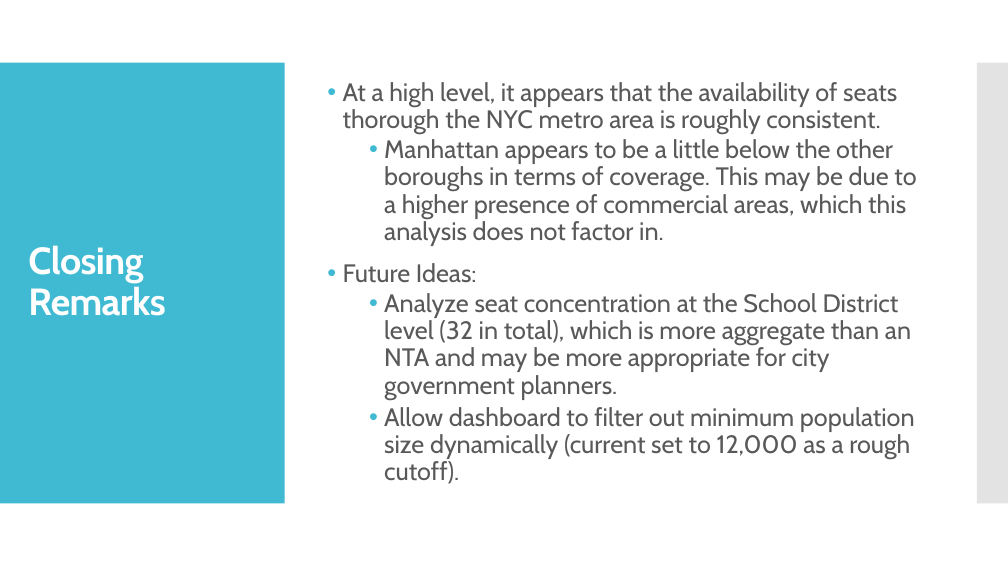
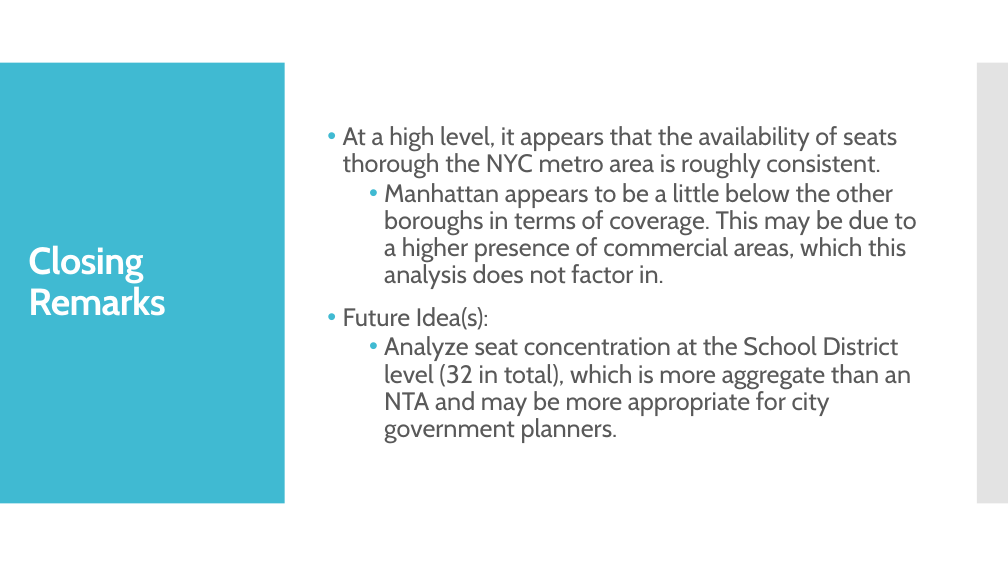
Before and after one commit to jwattier/nycdsa_shiny_proj, a slide deck: slide 14 of presentation/Little Rascals PK Schools in NYC.pptx. Drawn at 1008x567 pixels with LibreOffice and Linux fonts; fonts in the diff are those of the drawing. Boxes give left, top, right and bottom in pixels: in the first picture for what was removed or moved away, otherwise in the second. Text is boxed around its words. In the diff, an @@ line names an element or a change of style, - is before the commit and + after.

```diff
--- a/presentation/Little Rascals PK Schools in NYC.pptx
+++ b/presentation/Little Rascals PK Schools in NYC.pptx
@@ text at [343,307,489,330]: text changed @@
-• Future Ideas:
+• Future Idea(s):
@@ text at [384,407,915,484]: paragraph removed @@
-  • Allow dashboard to filter out minimum population size dynamically (current set to 12,000 as a rough cutoff).
```
Also in this commit, not shown: 7 other slides changed, 4 other files.
